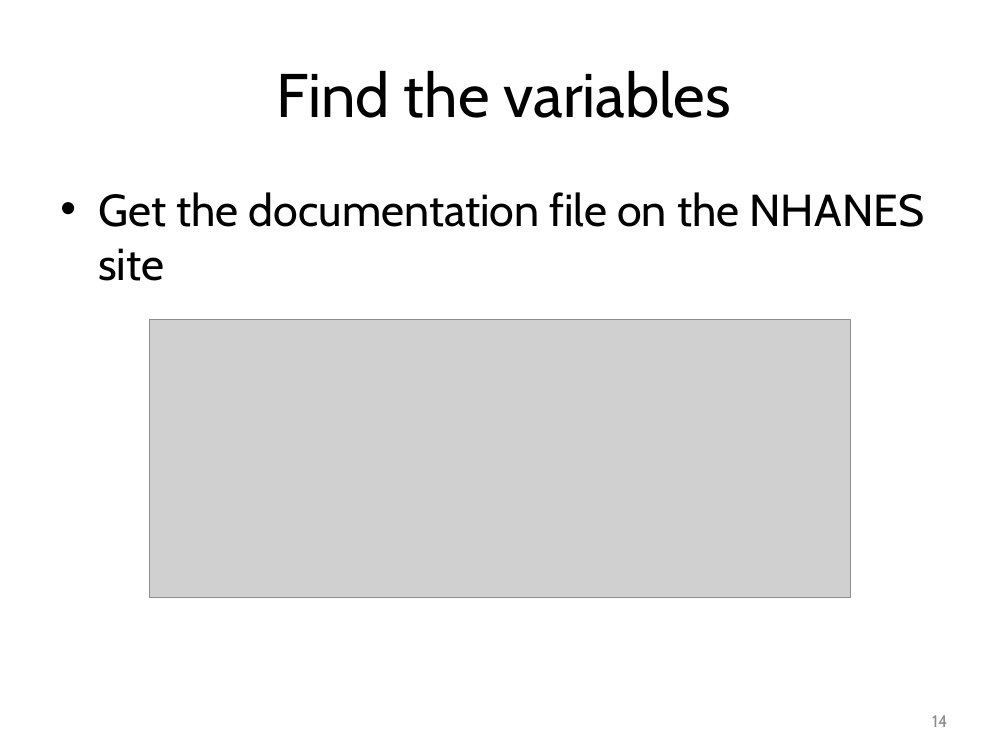
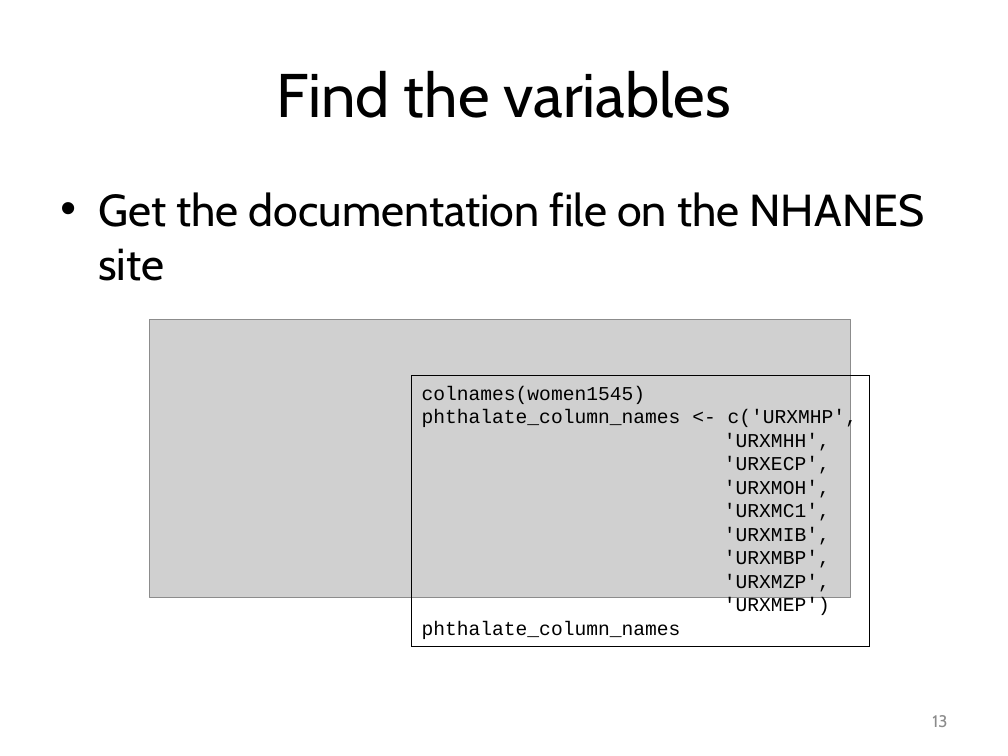
Before and after one commit to smooney27/RWorkshopSER2023, a slide deck: slide 13 of RWorkshopPart4-CaseStudy.pptx (slide 14 before the commit). Drawn at 1008x756 pixels with LibreOffice and Linux fonts; fonts in the diff are those of the drawing; grey boxes stand for pictures. Boxes give left, top, right and bottom in pixels: in the first picture for what was removed or moved away, otherwise in the second. Text is boxed around its words. In the diff, an @@ line names an element or a change of style, - is before the commit and + after.

```diff
--- a/RWorkshopPart4-CaseStudy.pptx
+++ b/RWorkshopPart4-CaseStudy.pptx
@@ rectangle added at box(411, 376, 870, 647), outline #000000 0.75 pt, 14 pt, text #000000 @@
+colnames(women1545)
+phthalate_column_names <- c('URXMHP',
+'URXMHH',
+'URXECP',
+'URXMOH',
+'URXMC1',
+'URXMIB',
+'URXMBP',
+'URXMZP',
+'URXMEP')
+phthalate_column_names
@@ page number at box(932, 715, 947, 727): text changed @@
-14
+13
```
Also in this commit, not shown: 5 other slides changed, 4 slides removed, 2 other files.
